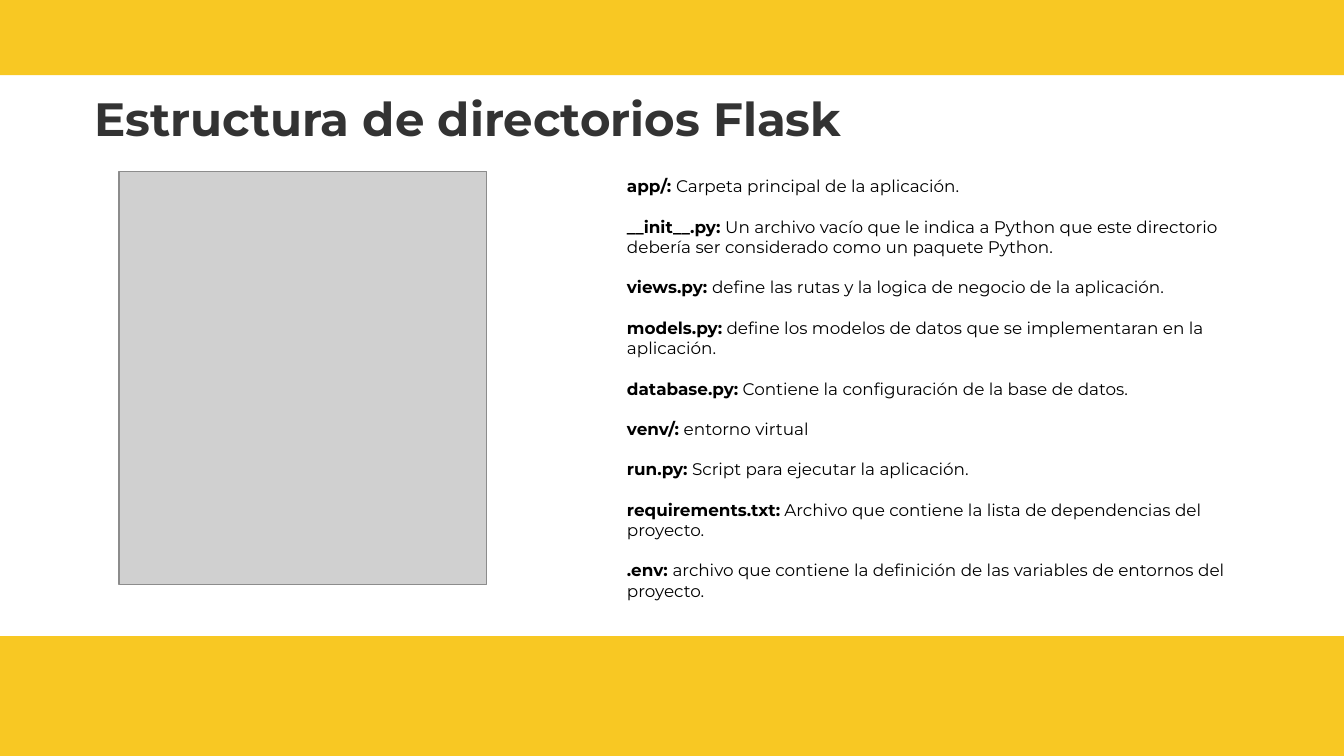
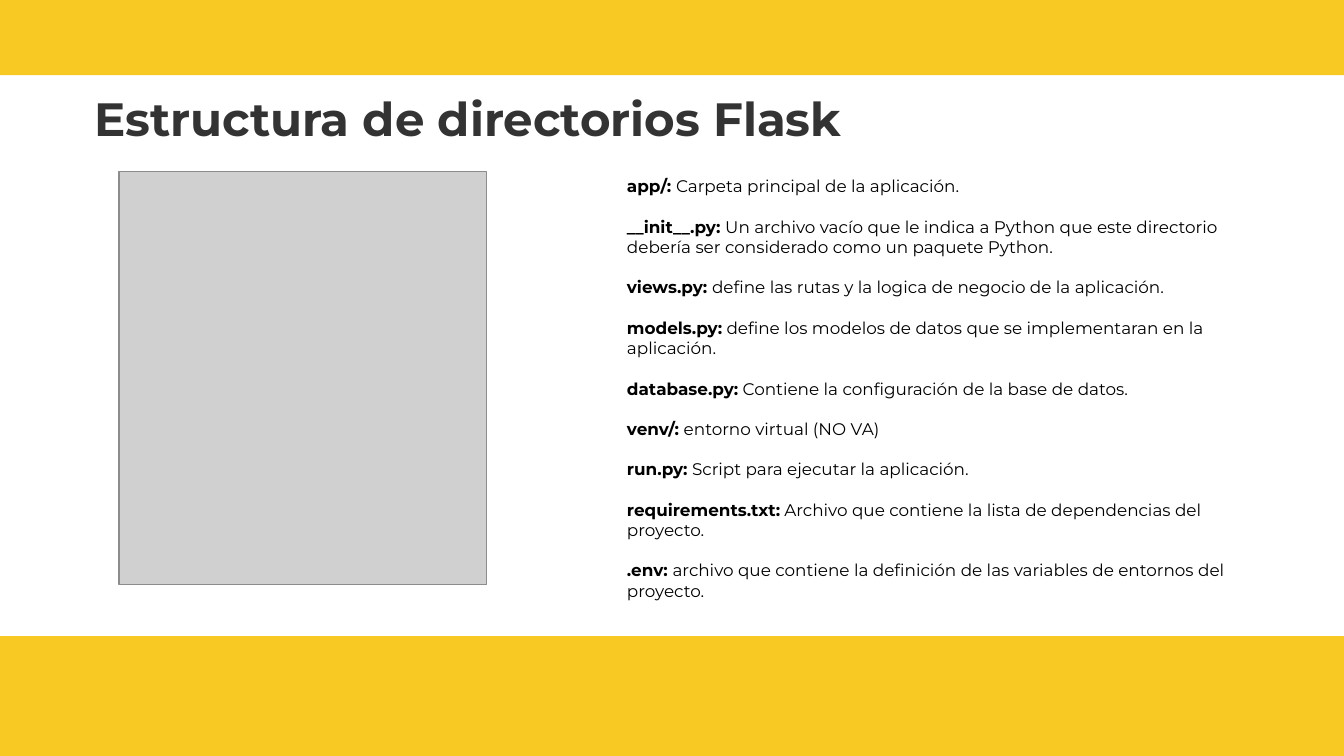
Before and after one commit to alejant/Comision_24266, a slide deck: slide 12 of Clase_33/33_Flask_Introduccion_Postgres.pptx. Drawn at 1344x756 pixels with LibreOffice and Linux fonts; fonts in the diff are those of the drawing; grey boxes stand for pictures; background and template pictures are left out. Boxes give left, top, right and bottom in pixels: in the first picture for what was removed or moved away, otherwise in the second. Text is boxed around its words. In the diff, an @@ line names an element or a change of style, - is before the commit and + after.

```diff
--- a/Clase_33/33_Flask_Introduccion_Postgres.pptx
+++ b/Clase_33/33_Flask_Introduccion_Postgres.pptx
@@ text at (627, 420, 880, 439): text changed @@
-venv/: entorno virtual
+venv/: entorno virtual (NO VA)
```
Also in this commit, not shown: 8 other files.
